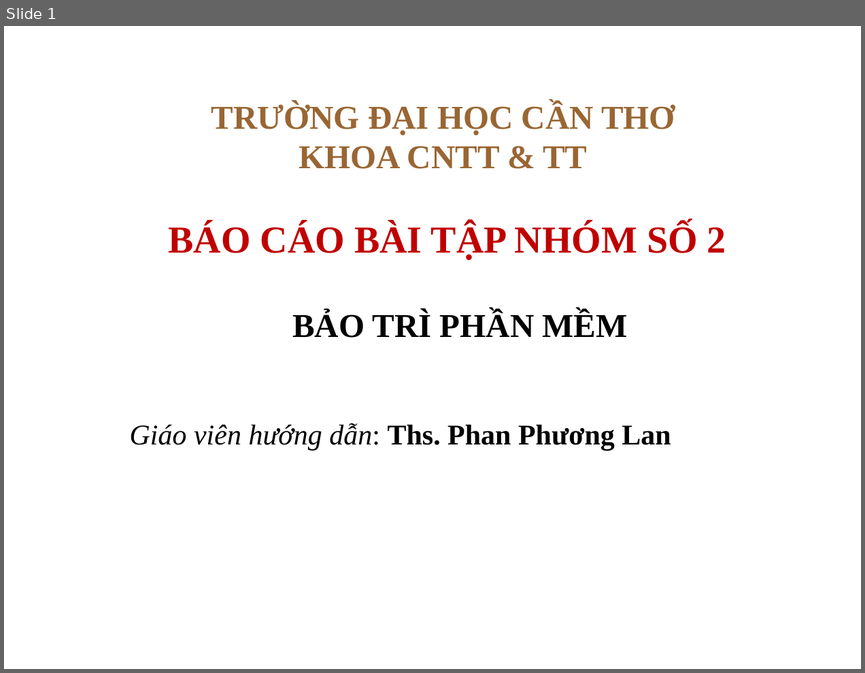
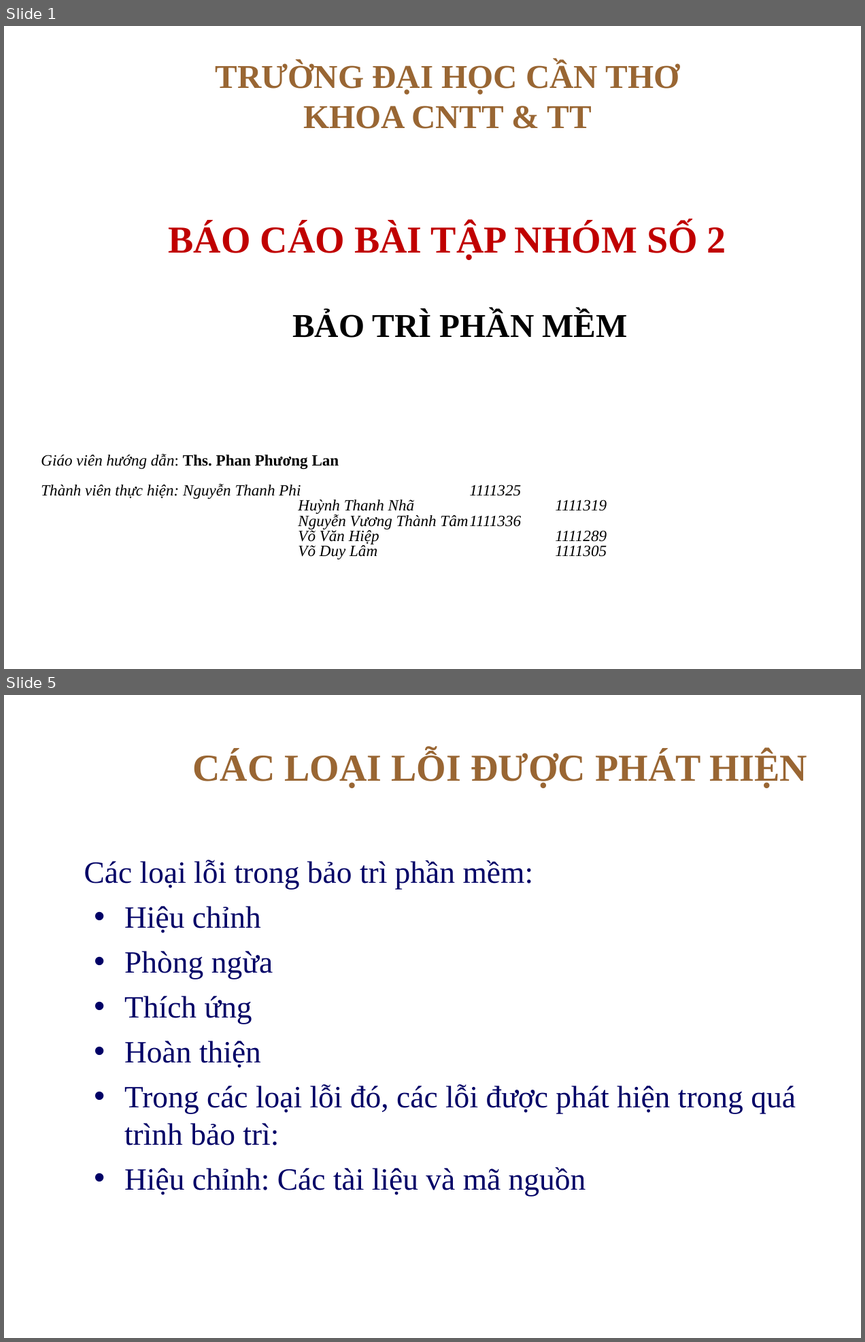
Before and after one commit to thanhphi0127/manager-configuration, a slide deck: doc/baitapso2/NHOM5_BAOCAO_BT2.ppt. Shown one above the other, each under a label of ours: slide 1 before the commit, slides 1 and 5 after it; the slides between them are not shown. The pictures are 865x673 and 865x1342 pixels, drawn with LibreOffice and Linux fonts; fonts in the diff are those of the drawing; background and template pictures are left out. Boxes give left, top, right and bottom in pixels: in the first picture for what was removed or moved away, otherwise in the second. Text is boxed around its words. In the diff, an @@ line names an element or a change of style, - is before the commit and + after.

```diff
--- a/doc/baitapso2/NHOM5_BAOCAO_BT2.ppt
+++ b/doc/baitapso2/NHOM5_BAOCAO_BT2.ppt
@@ slide 5 added at [4, 695, 861, 1338], background picture (left out) @@
@@ title added at [192, 751, 807, 787], 32 pt, text #996633, bold @@
+CÁC LOẠI LỖI ĐƯỢC PHÁT HIỆN
@@ text added at [84, 860, 796, 1195], 26 pt, text #000066 @@
+Các loại lỗi trong bảo trì phần mềm:
+• Hiệu chỉnh
+• Phòng ngừa
+• Thích ứng
+• Hoàn thiện
+• Trong các loại lỗi đó, các lỗi được phát hiện trong quá trình bảo trì:
+• Hiệu chỉnh: Các tài liệu và mã nguồn
@@ slide 1 changed as well @@
@@ title "TRƯỜNG ĐẠI HỌC CẦN THƠ ...": place and size @@
-title "TRƯỜNG ĐẠI HỌC CẦN THƠ ..." at [211, 102, 675, 169]
+title "TRƯỜNG ĐẠI HỌC CẦN THƠ ..." at [215, 62, 680, 129]
@@ text at [41, 454, 339, 469]: size 24 to 13.2 pt in "Giáo viên hướng dẫn: Ths. Phan Phương ..."; alignment centre to left; line spacing 1 to 0.8 @@
@@ text at [41, 484, 606, 559]: paragraphs added @@
+Thành viên thực hiện: Nguyễn Thanh Phi 1111325
+Huỳnh Thanh Nhã 1111319
+Nguyễn Vương Thành Tâm 1111336
+Võ Văn Hiệp 1111289
+Võ Duy Lâm 1111305
```
Also in this commit, not shown: 3 other slides added, 4 slides removed.
